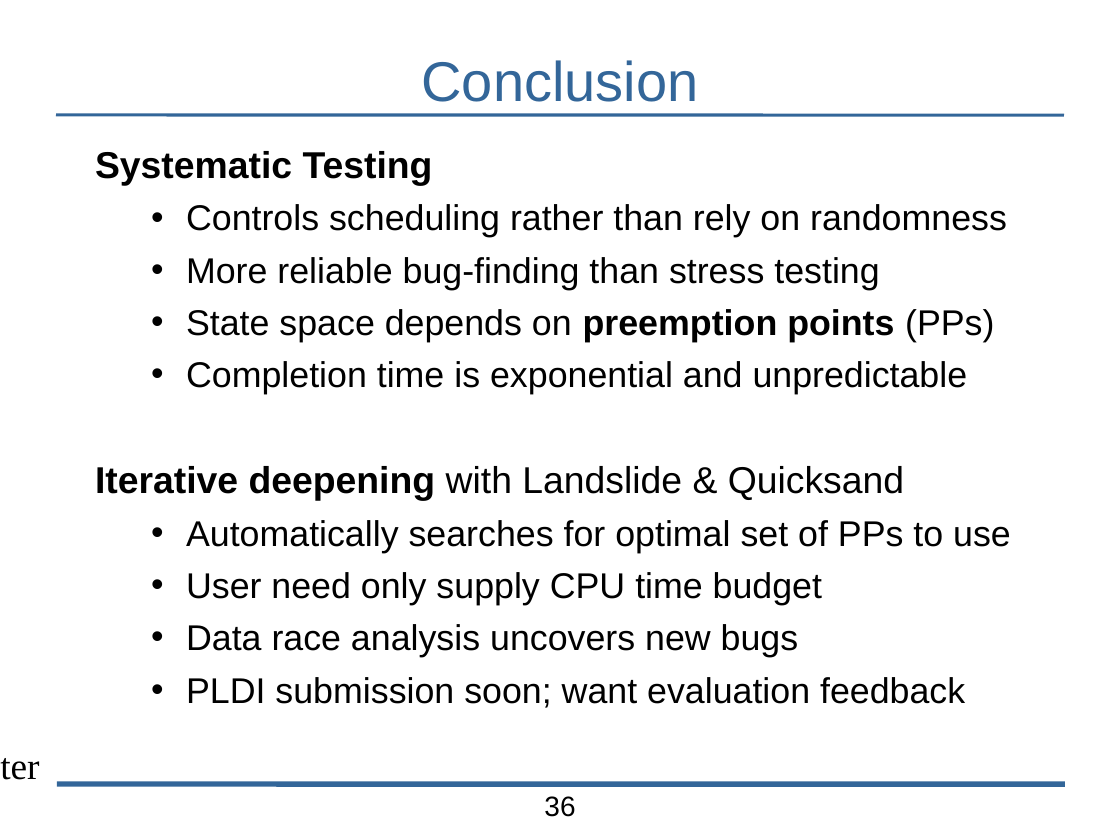
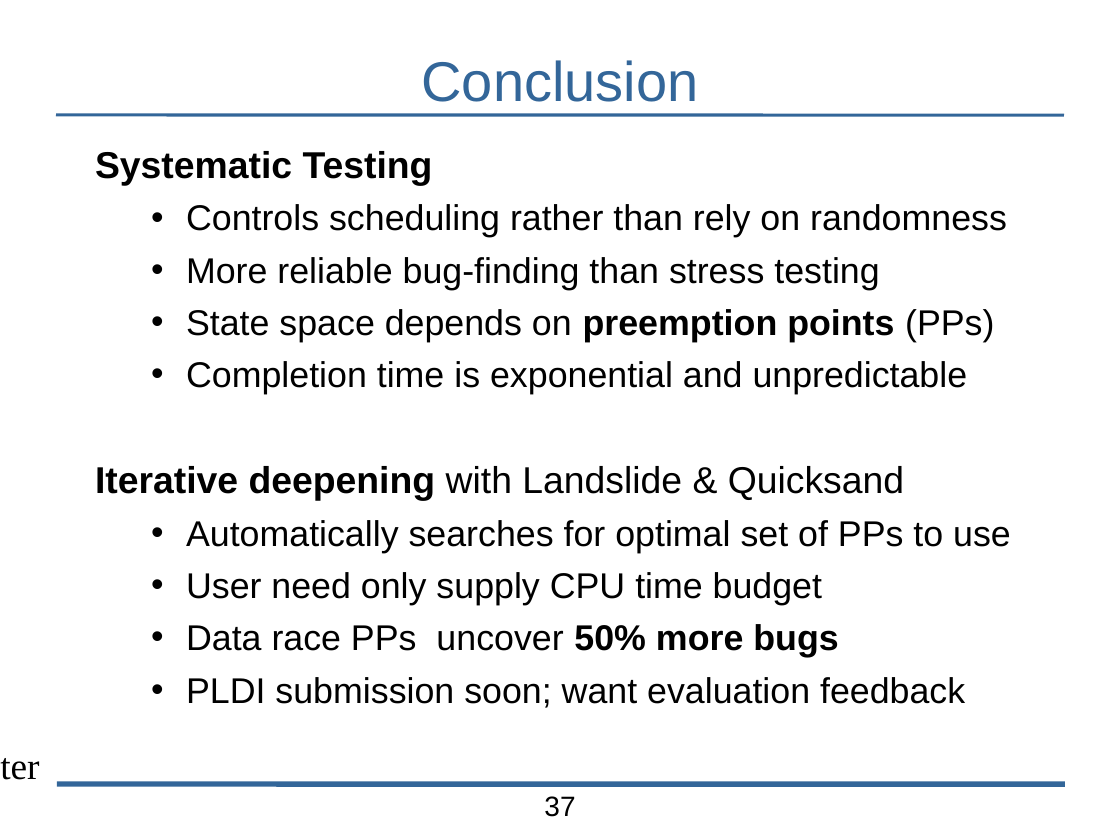
Before and after one commit to bblum/talks, a slide deck: slide 37 of pdl-retreat/2015/pdl-talk.odp (slide 36 before the commit). Drawn at 1120x840 pixels with LibreOffice and Linux fonts; fonts in the diff are those of the drawing; background and template pictures are left out. Boxes give left, top, right and bottom in pixels: in the first picture for what was removed or moved away, otherwise in the second. Text is boxed around its words. In the diff, an @@ line names an element or a change of style, - is before the commit and + after.

```diff
--- a/pdl-retreat/2015/pdl-talk.odp
+++ b/pdl-retreat/2015/pdl-talk.odp
@@ text at (186, 624, 838, 658): text changed @@
-  • Data race analysis uncovers new bugs
+  • Data race PPs uncover 50% more bugs
@@ page number at (544, 796, 575, 817): text changed @@
-36
+37
```
Also in this commit, not shown: 10 other slides changed, 5 slides added, 3 slides removed, 1 other file.
